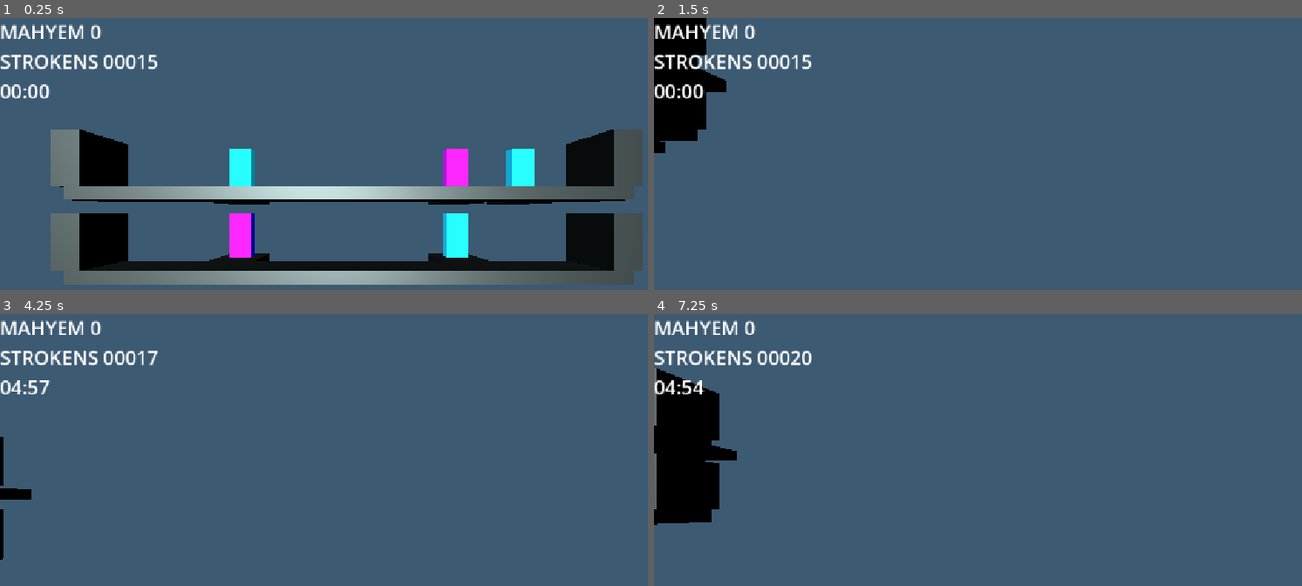
Above: before the commit, frames 1-4 (two rows, left to right).
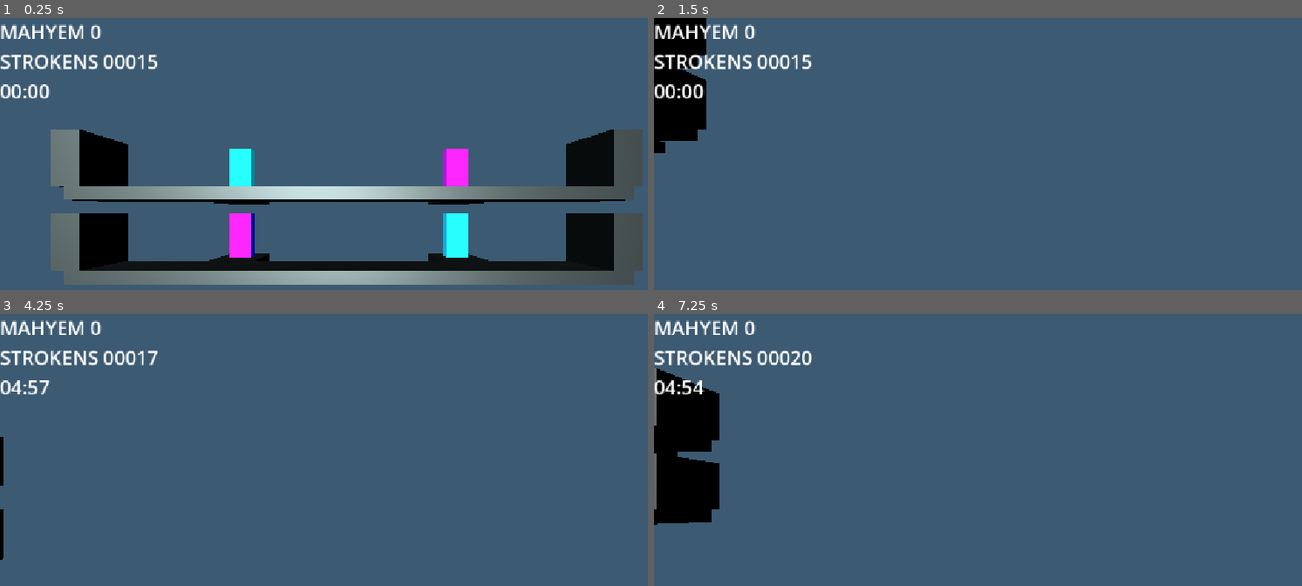
Above: after the commit, the same moments.

Repository: paolomorettin/ai-strikes
Game: Godot game, scene res://src/game.tscn
The game is run twice, just before and just after one commit, with the same random seed, the same clock (stepped at 60 frames per second) and the same inputs.
Inputs (mouse positions are in pixels of both pictures, inside the frame that each line leads up to):
- Up to frame 1 (0.25 s): no input
- Up to frame 2 (1.5 s): tap Enter at 0.5 s; move the mouse to (1159, 194) at 0.52 s; press the mouse at (1159, 194) at 0.53 s; hold D (right) 0.53-1.28 s; move the mouse to (861, 232) at 1.27 s; release the mouse at (861, 232) at 1.28 s; hold S (down) from 1.28 s (still down); tap Mouse wheel up (zoom_in) at 1.35 s
- Up to frame 3 (4.25 s): tap Space at 2, 3.5 s; move the mouse to (421, 422) at 2.02 s; release S (down) at 2.03 s; hold D (right) 2.03-2.78 s; hold Mouse wheel down (zoom_out) 2.03-2.78 s; tap Enter at 2.75 s; move the mouse to (outside the picture) at 2.77 s; hold W (up) 2.78-3.53 s; click (outside the picture) at 2.85 s; move the mouse to (557, 569) at 3.52 s; hold A (left) from 3.53 s (still down); hold Mouse wheel up (zoom_in) from 3.53 s (still down)
- Up to frame 4 (7.25 s): move the mouse to (796, 450) at 4.27 s; release Mouse wheel up (zoom_in) at 4.28 s; tap Mouse wheel down (zoom_out) at 4.35 s; move the mouse to (1036, 509) at 5.02 s; release A (left) at 5.03 s; press the mouse at (1036, 509) at 5.03 s; hold S (down) 5.03-5.78 s; tap Enter at 5.75 s; move the mouse to (900, 411) at 5.77 s; release the mouse at (900, 411) at 5.78 s; hold D (right) 5.78-6.53 s; tap Mouse wheel up (zoom_in) at 5.85 s; tap Space at 6.5 s; move the mouse to (1159, 490) at 6.52 s; hold W (up) from 6.53 s (still down); hold Mouse wheel down (zoom_out) from 6.53 s (still down)

The runs differ from the first frame. In frame 1, 0.7% of the frame differs, in the area x 75-86%, y 48-69%; in frame 2, 0.3%; in frame 3, 0.2%; in frame 4, 0.3%.

Commit message:
fall damage and wheelchair movement refactoring

Diff:
--- a/levels/test_level.tscn
+++ b/levels/test_level.tscn
@@ -34,9 +34,6 @@
 [node name="Entrance" parent="." unique_id=109451607 instance=ExtResource("4_ur00s")]
 transform = Transform3D(1, 0, 0, 0, 1, 0, 0, 0, 1, -5, 1, 0)
 
-[node name="Entrance3" parent="." unique_id=360224424 instance=ExtResource("4_ur00s")]
-transform = Transform3D(1, 0, 0, 0, 1, 0, 0, 0, 1, 8, 1, 0)
-
 [node name="TestPlatform3" parent="." unique_id=1744284299 instance=ExtResource("1_w7r7j")]
 transform = Transform3D(1, 0, 0, 0, 1, 0, 0, 0, 1, -5, -2.25, 0)
 
--- a/src/people/wheelchair.gd
+++ b/src/people/wheelchair.gd
@@ -39,7 +39,9 @@
 		current_state = state
 		_set_brake_lights(state)
 
-var facing: Vector3 = Vector3.RIGHT
+# normalized direction vectors updated during '_physics_process'
+var facing: Vector3
+var up: Vector3
 
 
 func die() -> void:
@@ -82,10 +84,13 @@
 
 func _physics_process(delta: float) -> void:
 
-	# update the facing vector
+	##### update the facing and up vector
+
 	facing = (quaternion * Vector3.RIGHT).normalized()
+	up = (quaternion * Vector3.UP).normalized()
 
-	# on the move, autonomously
+	##### handle autonomous movement state transition
+
 	if not current_state in [State.OVERRIDE, State.ROTATE, State.STRIKE]:
 
 		# TODO: this better be handled via signals / attributes rather than cycling all overlapping bodies
@@ -114,7 +119,11 @@
 			if current_state != State.BRAKE:
 				current_state = State.BRAKE
 
-	if is_on_floor():
+	##### set physical quantities
+
+	var was_flying: bool = not is_on_floor()
+
+	if not was_flying:
 		# handle horizontal velocity
 		if current_state == State.BRAKE:
 			if abs(velocity.x) > 0:
@@ -130,13 +139,23 @@
 			velocity.x = 0.0
 
 	else:
-		velocity += get_gravity()
+		velocity += get_gravity() * delta
 
+
+	var velocity_y_delta: float = velocity.y
 	move_and_slide()
+
+	# impact with floor
+	if was_flying and is_on_floor():
+		prints("velocity_y_delta at impact", velocity_y_delta)
+		if abs(velocity_y_delta) > abs(get_gravity().y) * 1.0:
+			die()
+
+	# adjust the up direction wrt the floor
 	if is_on_floor() and current_state != State.ROTATE:
 		var floor_normal: Vector3 = get_floor_normal()
-		if floor_normal.angle_to(quaternion * Vector3.UP) > THETA:
-			quaternion = (Quaternion(Vector3.UP, floor_normal) * quaternion).normalized()
+		if floor_normal.angle_to(up) > THETA:
+			quaternion = (Quaternion(up, floor_normal) * quaternion).normalized()
 
 func _ready() -> void:
 	brake_lights.mesh.material = StandardMaterial3D.new()
--- a/src/test/one_wheelchair.tscn
+++ b/src/test/one_wheelchair.tscn
@@ -12,18 +12,19 @@
 [node name="Level" type="Node3D" parent="." unique_id=2134422734]
 
 [node name="Sun" type="DirectionalLight3D" parent="Level" unique_id=1406060814]
-transform = Transform3D(0.9605089, 0.068557285, -0.2696712, 0, 0.9691713, 0.24638802, 0.27824926, -0.23665787, 0.93089765, -5.3468933, 4.430237, 8.961426)
+transform = Transform3D(0.9605089, 0.068557285, -0.2696712, 0, 0.9691713, 0.24638802, 0.27824926, -0.23665787, 0.93089765, -6.6637497, 3.4563837, 8.961426)
 
 [node name="TestPlatform" parent="Level" unique_id=2103395743 instance=ExtResource("2_nqs0u")]
-transform = Transform3D(1, 0, 0, 0, 1, 0, 0, 0, 1, -5, -0.25, 0)
+transform = Transform3D(1, 0, 0, 0, 1, 0, 0, 0, 1, -6.3168564, 2.3714294, 0)
 
 [node name="TestPlatform2" parent="Level" unique_id=1911033185 instance=ExtResource("2_nqs0u")]
-transform = Transform3D(1, 0, 0, 0, 1, 0, 0, 0, 1, 5, -0.25, 0)
+transform = Transform3D(1, 0, 0, 0, 1, 0, 0, 0, 1, -1.4262733, 1.253953, 0)
+
+[node name="TestPlatform3" parent="Level" unique_id=1503262657 instance=ExtResource("2_nqs0u")]
+transform = Transform3D(1, 0, 0, 0, 1, 0, 0, 0, 1, 4.9931602, -4.3361464, 0)
 
 [node name="TestWall" parent="Level" unique_id=1225326320 instance=ExtResource("3_camdw")]
-transform = Transform3D(1, 0, 0, 0, 1, 0, 0, 0, 1, -10, 1, 0)
-
-[node name="TestWall2" parent="Level" unique_id=1723653881 instance=ExtResource("3_camdw")]
-transform = Transform3D(1, 0, 0, 0, 1, 0, 0, 0, 1, 9.8250065, 1, 0)
+transform = Transform3D(1, 0, 0, 0, 1, 0, 0, 0, 1, -11.316856, 3.6019363, 0)
 
 [node name="Wheelchair" parent="Level" unique_id=262619796 instance=ExtResource("4_vmhc4")]
+transform = Transform3D(1, 0, 0, 0, 1, 0, 0, 0, 1, -6.3168564, 2.6019363, 0)
